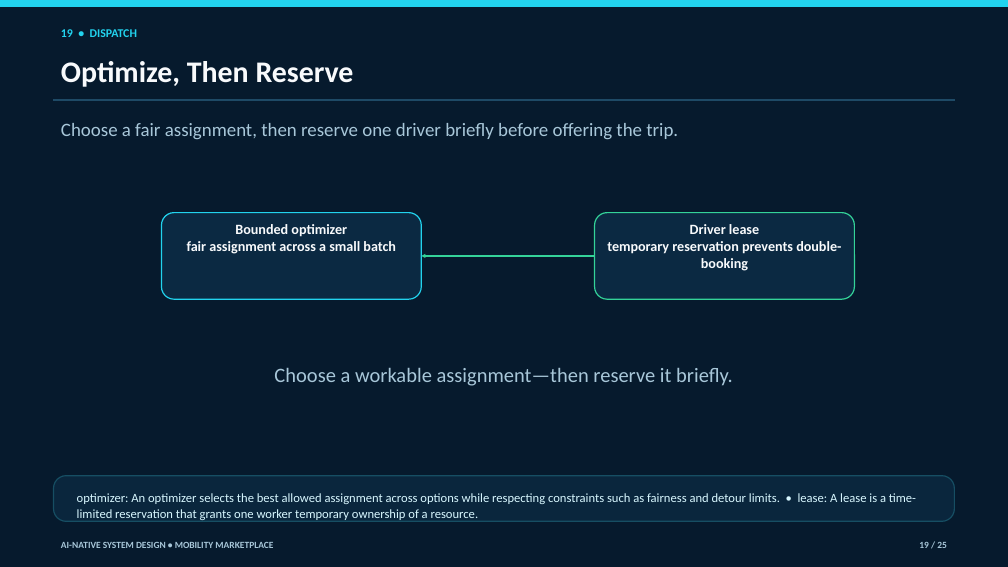
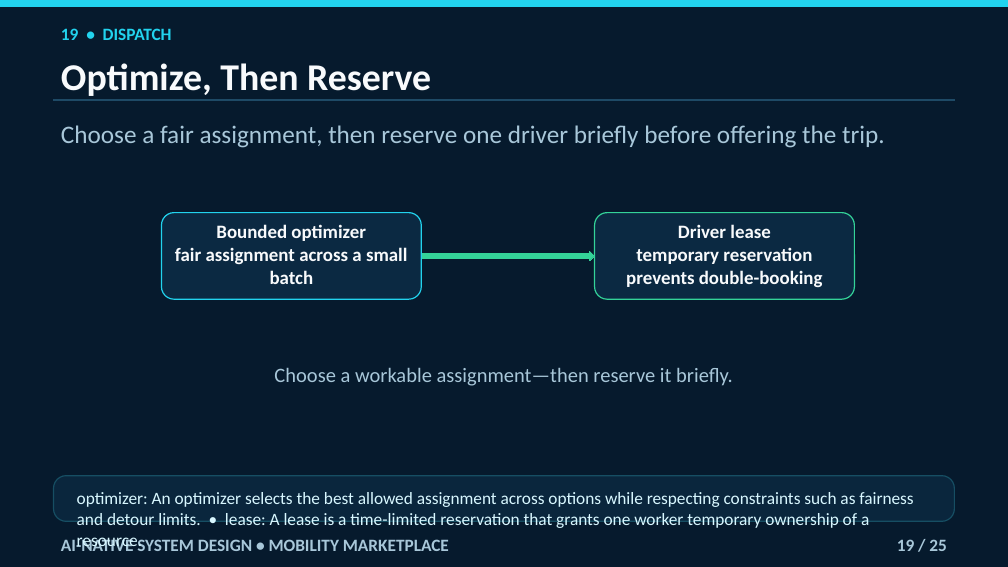
Before and after one commit to navaidya/learning, a slide deck: slide 19 of video/system-design/ai-native-mobility-marketplace/ai-native-mobility-marketplace.pptx. Drawn at 1008x567 pixels with LibreOffice and Linux fonts; fonts in the diff are those of the drawing. Boxes give left, top, right and bottom in pixels: in the first picture for what was removed or moved away, otherwise in the second. Text is boxed around its words. In the diff, an @@ line names an element or a change of style, - is before the commit and + after.

Commit message:
Fix mobility lesson deck review findings

```diff
--- a/video/system-design/ai-native-mobility-marketplace/ai-native-mobility-marketplace.pptx
+++ b/video/system-design/ai-native-mobility-marketplace/ai-native-mobility-marketplace.pptx
@@ text "19 • DISPATCH" at [61,28,172,40]: size 11.2 to 16.5 pt @@
@@ text "Optimize, Then Reserve" at [61,63,431,96]: size 28.5 to 36 pt @@
@@ text "Choose a fair assignment, then ..." at [61,125,885,148]: size 18 to 24 pt @@
@@ rounded rectangle "Bounded optimizer" at [162,212,422,299]: size 13.5 to 18 pt @@
@@ rounded rectangle "Driver lease" at [594,212,854,299]: size 13.5 to 18 pt @@
@@ arrow removed from (594, 256) to (421, 256) @@
@@ right arrow added at [421,251,594,260], fill #34D399, outline #34D399 0 pt @@
@@ text "optimizer: An optimizer selects the ..." at [77,492,913,528]: size 12 to 16.5 pt @@
@@ text "AI-NATIVE SYSTEM DESIGN • MOBILITY ..." at [137,539,449,551]: size 9 to 16.5 pt @@
@@ text "19 / 25": place and size @@
-text "19 / 25" at [919,542,947,548]
+text "19 / 25" at [897,539,947,551]
@@ text "19 / 25" at [897,539,947,551]: size 9 to 16.5 pt @@
```
Also in this commit, not shown: 24 other slides changed, 1 other file.
